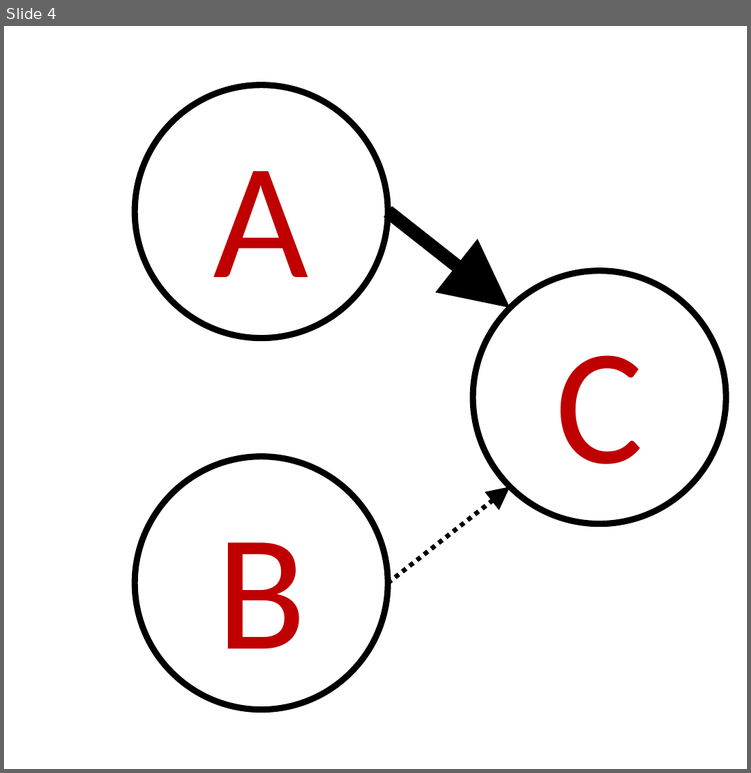
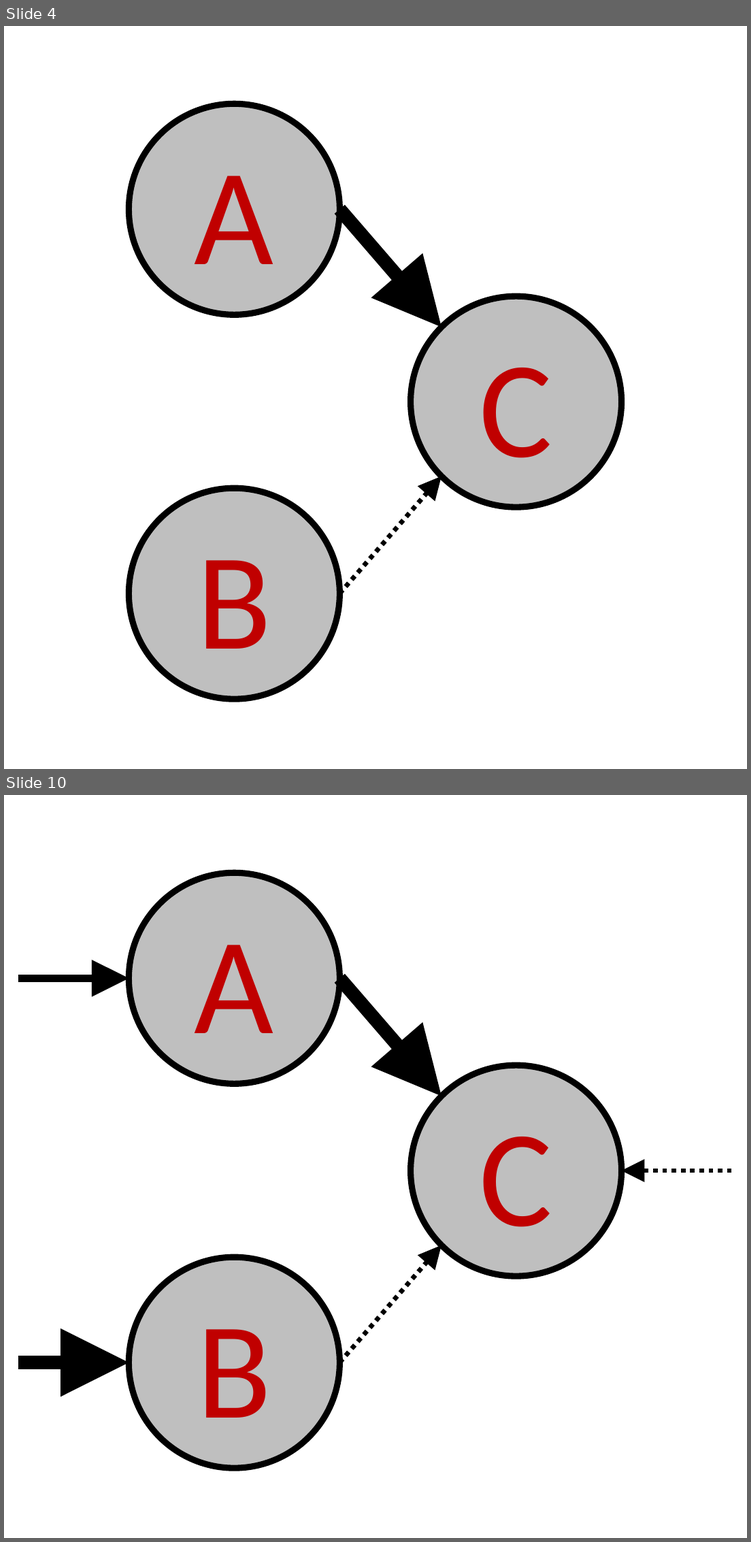
Before and after one commit to ishita-dg/causal_markov, a slide deck: Experiments/draw_instructions.pptx. Shown one above the other, each under a label of ours: slide 4 before the commit, slides 4 and 10 after it; the slides between them are not shown. The pictures are 751x773 and 751x1542 pixels, drawn with LibreOffice and Linux fonts; fonts in the diff are those of the drawing. Boxes give left, top, right and bottom in pixels: in the first picture for what was removed or moved away, otherwise in the second. Text is boxed around its words. In the diff, an @@ line names an element or a change of style, - is before the commit and + after.

```diff
--- a/Experiments/draw_instructions.pptx
+++ b/Experiments/draw_instructions.pptx
@@ slide 10 added at (4, 795, 747, 1538), background #FFFFFF @@
@@ ellipse added at (128, 873, 340, 1083), fill #BFBFBF, outline #000000 3 pt, 66.7 pt, text #C00000 @@
+A
@@ arrow added from (19, 978) to (128, 978), #000000 3.6 pt @@
@@ arrow added from (340, 978) to (441, 1096), #000000 6.6 pt @@
@@ ellipse added at (411, 1065, 622, 1276), fill #BFBFBF, outline #000000 3 pt, 66.7 pt, text #C00000 @@
+C
@@ arrow added from (732, 1171) to (622, 1171), #000000 2.25 pt dashed @@
@@ ellipse added at (128, 1257, 340, 1468), fill #BFBFBF, outline #000000 3 pt, 66.7 pt, text #C00000 @@
+B
@@ arrow added from (340, 1362) to (441, 1245), #000000 2.25 pt dashed @@
@@ arrow added from (19, 1362) to (128, 1362), #000000 6.6 pt @@
@@ slide 4 changed as well @@
@@ ellipse "A": place and size @@
-ellipse "A" at (135, 85, 387, 338)
+ellipse "A" at (128, 104, 340, 314)
@@ arrow moved from (387, 212) - (511, 308) to (340, 209) - (441, 327) @@
@@ size 80 to 66.7 pt; fill none to #BFBFBF in 3 elements at (128, 104, 340, 314), (128, 488, 340, 699), (411, 296, 622, 507) @@
@@ ellipse "C": place and size @@
-ellipse "C" at (473, 271, 725, 524)
+ellipse "C" at (411, 296, 622, 507)
@@ ellipse "B": place and size @@
-ellipse "B" at (135, 456, 387, 709)
+ellipse "B" at (128, 488, 340, 699)
@@ arrow moved from (387, 583) - (511, 486) to (340, 593) - (441, 476) @@
```
Also in this commit, not shown: 5 other slides changed, 3 other slides added, 52 other files.
